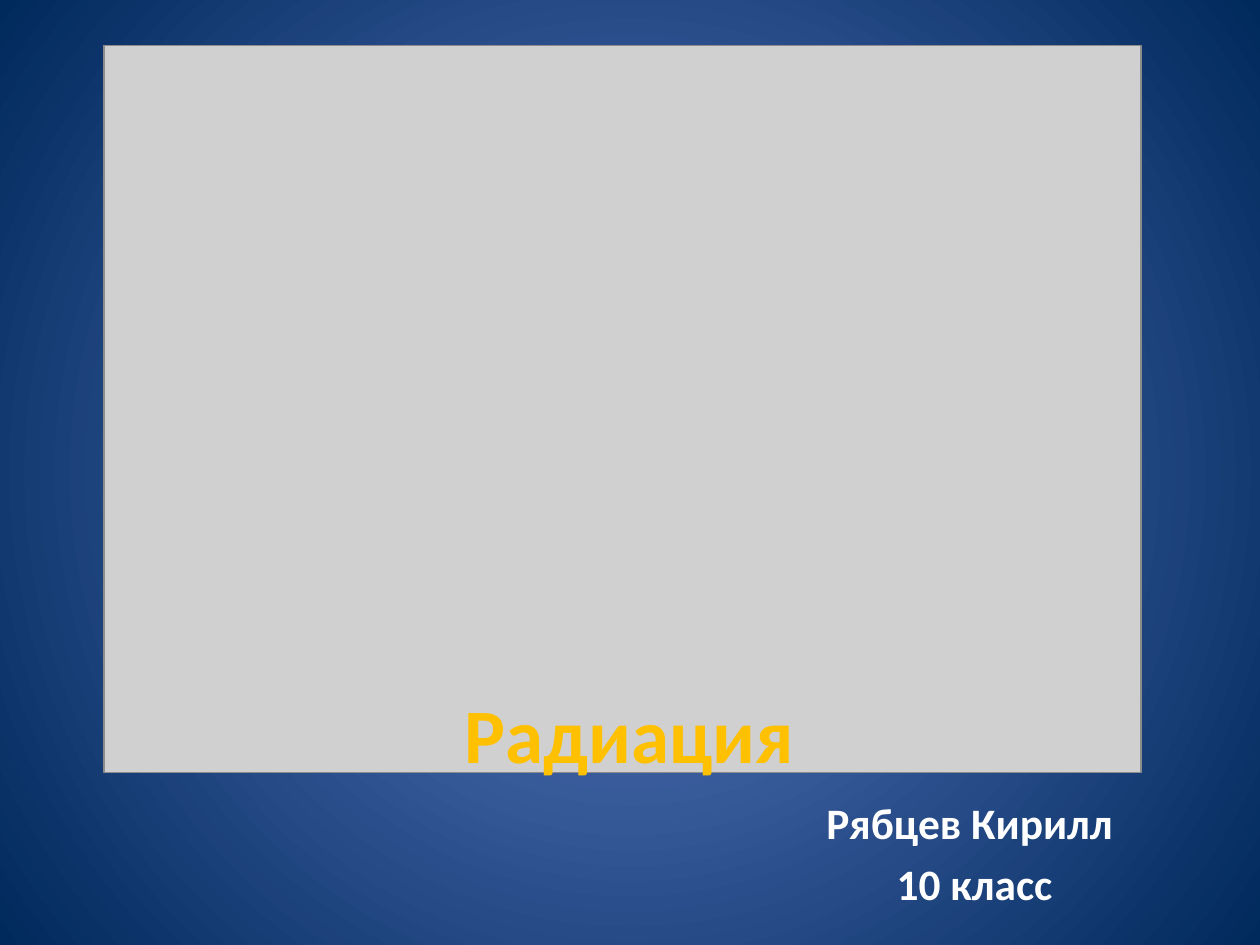
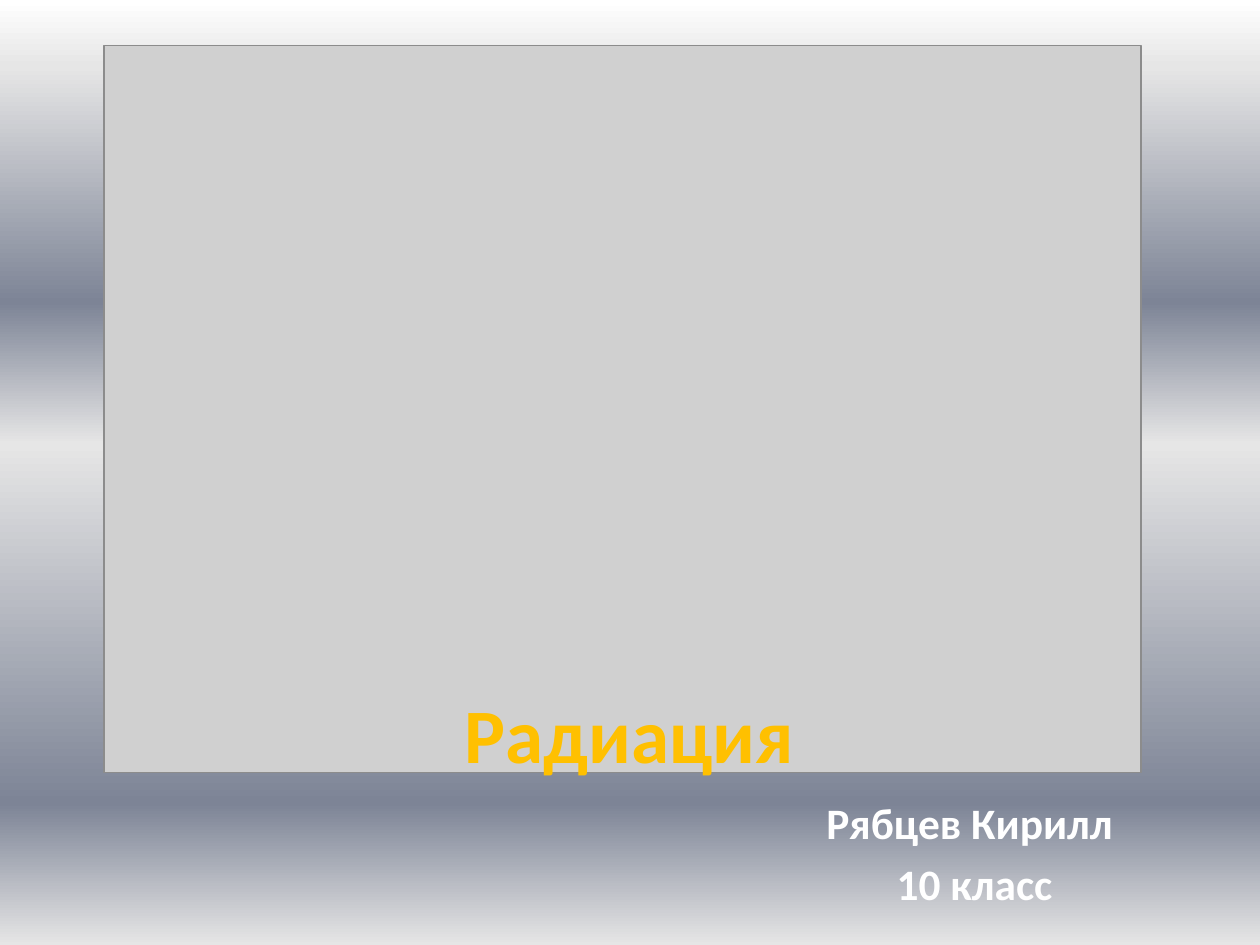
Before and after one commit to Sabir777/radioactivity, a slide deck: slide 1 of Радиация.pptx. Drawn at 1260x945 pixels with LibreOffice and Linux fonts; fonts in the diff are those of the drawing; grey boxes stand for pictures. Boxes give left, top, right and bottom in pixels: in the first picture for what was removed or moved away, otherwise in the second. Text is boxed around its words. In the diff, an @@ line names an element or a change of style, - is before the commit and + after.

```diff
--- a/Радиация.pptx
+++ b/Радиация.pptx
@@ background gradient #5E7CC5 to #00295C to gradient #FFFFFF to #E6E6E6 to #7D8496 @@
```
Also in this commit, not shown: 9 slides added, 2 other files.
